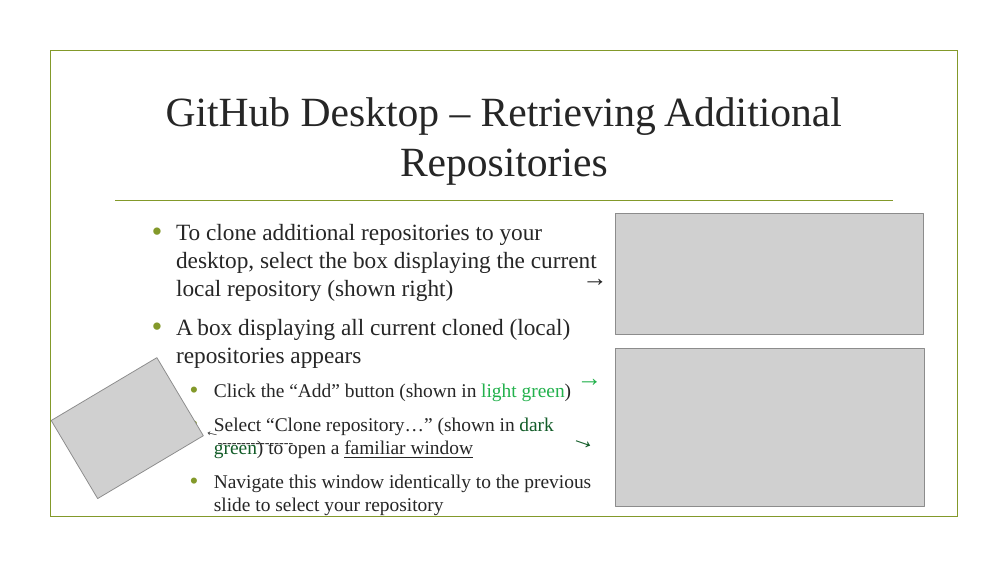
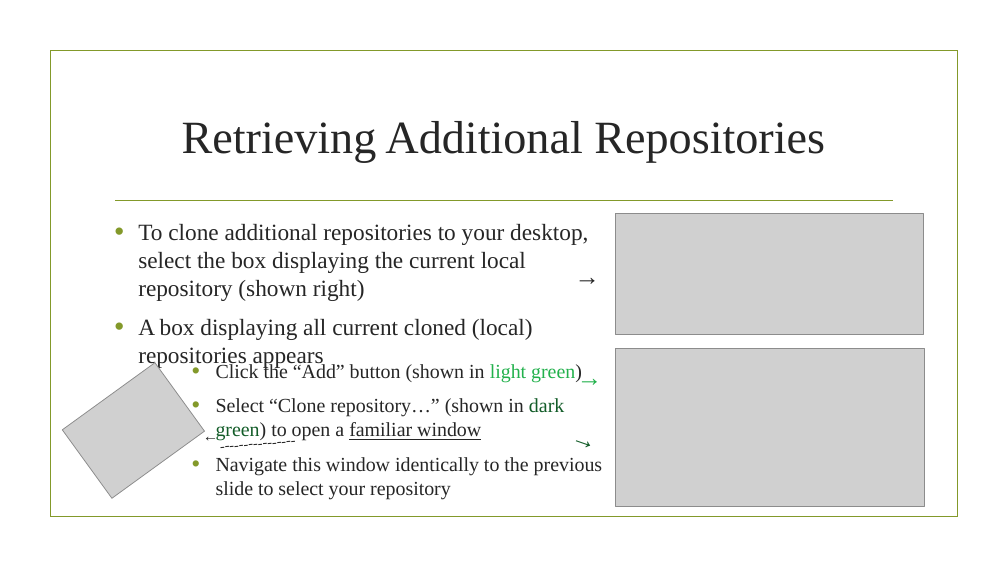
Before and after one commit to trmasher/Powerpoint_Informationals, a slide deck: slide 25 of Using R Notebook with Version Control.pptx. Drawn at 1008x567 pixels with LibreOffice and Linux fonts; fonts in the diff are those of the drawing; grey boxes stand for pictures; background and template pictures are left out. Boxes give left, top, right and bottom in pixels: in the first picture for what was removed or moved away, otherwise in the second. Text is boxed around its words. In the diff, an @@ line names an element or a change of style, - is before the commit and + after.

Commit message:
Updated Section "GitHub Desktop"
Added several new slides explaining how to work with your GitHub account locally using GitHub Desktop.

```diff
--- a/Using R Notebook with Version Control.pptx
+++ b/Using R Notebook with Version Control.pptx
@@ title at bbox=[182, 121, 825, 162]: text changed; size 39.6 to 44 pt @@
-GitHub Desktop – Retrieving Additional Repositories
+Retrieving Additional Repositories
@@ text "To clone additional repositories to ...": place and size @@
-text "To clone additional repositories to ..." at bbox=[176, 224, 597, 515]
+text "To clone additional repositories to ..." at bbox=[138, 224, 588, 369]
@@ text "→": place and size @@
-text "→" at bbox=[575, 257, 613, 299]
+text "→" at bbox=[567, 257, 605, 299]
@@ picture at bbox=[62, 362, 205, 498]: rotation 329 to 324 degrees @@
@@ text at bbox=[214, 383, 591, 515]: paragraphs removed @@
-  • Click the “Add” button (shown in light green)
-  • Select “Clone repository…” (shown in dark green) to open a familiar window
-  • Navigate this window identically to the previous slide to select your repository
@@ text added at bbox=[216, 363, 603, 499], 19 pt, text #262626 @@
+  • Click the “Add” button (shown in light green)
+  • Select “Clone repository…” (shown in dark green) to open a familiar window
+  • Navigate this window identically to the previous slide to select your repository
@@ text "→": place and size @@
-text "→" at bbox=[191, 425, 228, 454]
+text "→" at bbox=[194, 433, 226, 456]
@@ text "→" at bbox=[194, 433, 226, 456]: rotation 12 to 0 degrees @@
@@ text "----------------" at bbox=[212, 427, 307, 460]: rotation 180 to 175 degrees @@
```
Also in this commit, not shown: 2 other slides changed, 3 slides added, 1 slide removed, 1 other file.
